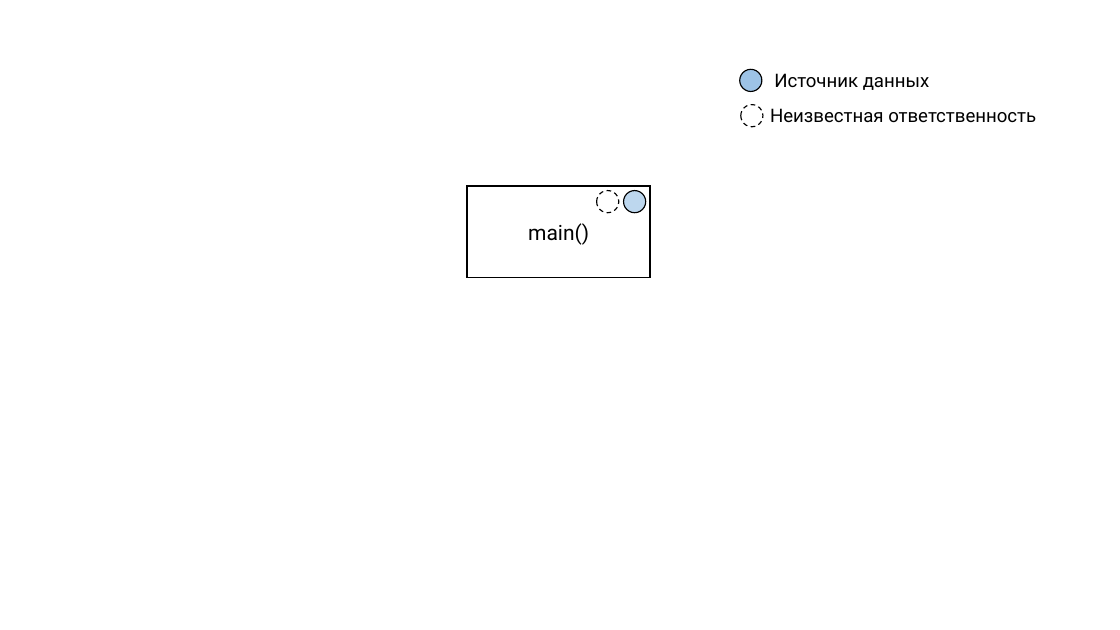
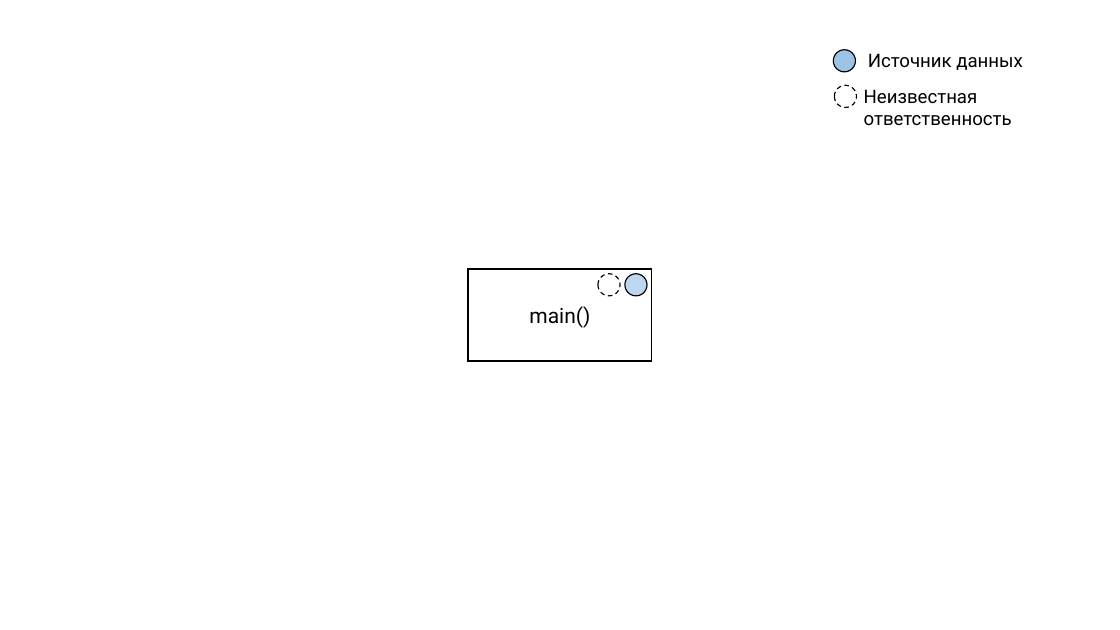
Before and after one commit to rkhaimov/brain-gym, a slide deck: slide 40 of clean/Презентация.pptx (slide 24 before the commit). Drawn at 1120x630 pixels with LibreOffice and Linux fonts; fonts in the diff are those of the drawing. Boxes give left, top, right and bottom in pixels: in the first picture for what was removed or moved away, otherwise in the second. Text is boxed around its words. In the diff, an @@ line names an element or a change of style, - is before the commit and + after.

```diff
--- a/clean/Презентация.pptx
+++ b/clean/Презентация.pptx
@@ 2 ellipses, 1 text: place and size @@
-2 ellipses, 1 text at box(740, 70, 930, 127)
+2 ellipses, 1 text at box(833, 50, 1023, 108)
@@ text at box(864, 89, 1012, 126): text changed @@
-Неизвестная ответственность
+Неизвестная
+ответственность
@@ 2 ellipses, 1 rectangle: place and size @@
-2 ellipses, 1 rectangle at box(467, 186, 650, 277)
+2 ellipses, 1 rectangle at box(469, 269, 652, 360)
```
Also in this commit, not shown: 7 other slides changed, 49 slides added, 10 slides removed.
